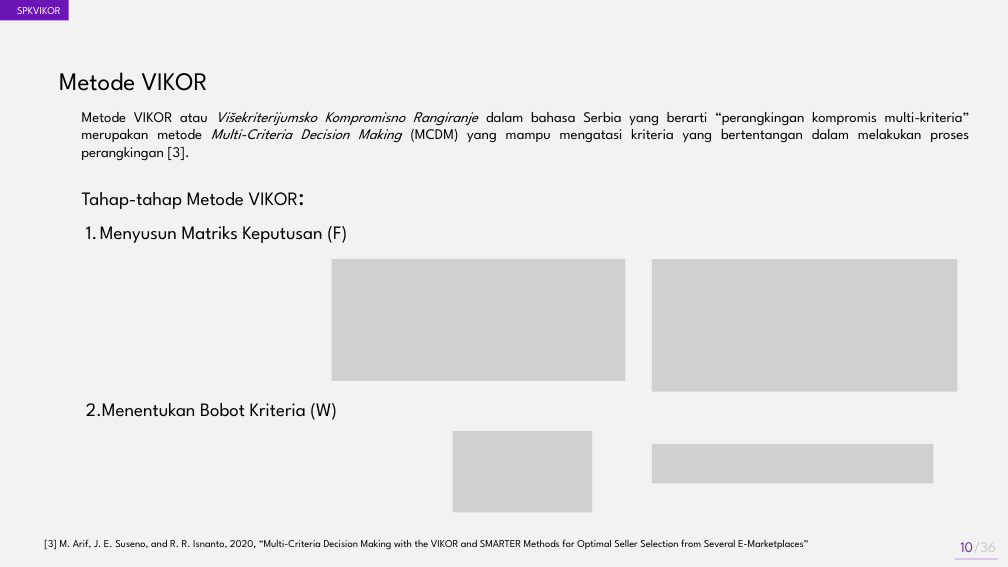
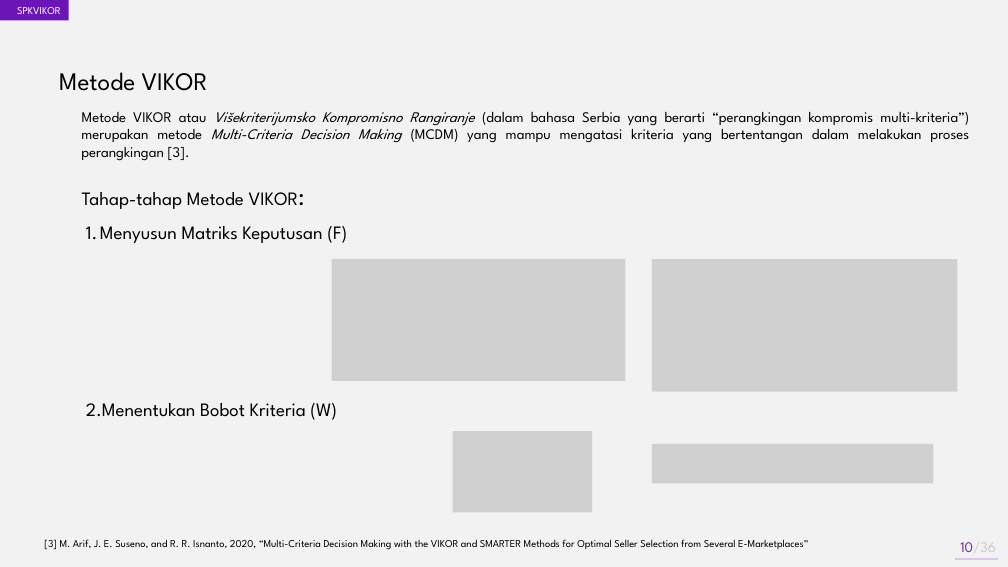
Before and after one commit to akhmadali7/TugasAkhir, a slide deck: slide 10 of PPT - TA - Akhmad Ali Sajidin.pptx. Drawn at 1008x567 pixels with LibreOffice and Linux fonts; fonts in the diff are those of the drawing; grey boxes stand for pictures. Boxes give left, top, right and bottom in pixels: in the first picture for what was removed or moved away, otherwise in the second. Text is boxed around its words. In the diff, an @@ line names an element or a change of style, - is before the commit and + after.

```diff
--- a/PPT - TA - Akhmad Ali Sajidin.pptx
+++ b/PPT - TA - Akhmad Ali Sajidin.pptx
@@ text at [81, 112, 969, 161]: text changed @@
-Metode VIKOR atau Višekriterijumsko Kompromisno Rangiranje dalam bahasa Serbia yang berarti “perangkingan kompromis multi-kriteria” merupakan metode Multi-Criteria Decision Making (MCDM) yang mampu mengatasi kriteria yang bertentangan dalam melakukan proses perangkingan [3].
+Metode VIKOR atau Višekriterijumsko Kompromisno Rangiranje (dalam bahasa Serbia yang berarti “perangkingan kompromis multi-kriteria”) merupakan metode Multi-Criteria Decision Making (MCDM) yang mampu mengatasi kriteria yang bertentangan dalam melakukan proses perangkingan [3].
```
Also in this commit, not shown: 8 other slides changed, 31 other files.
